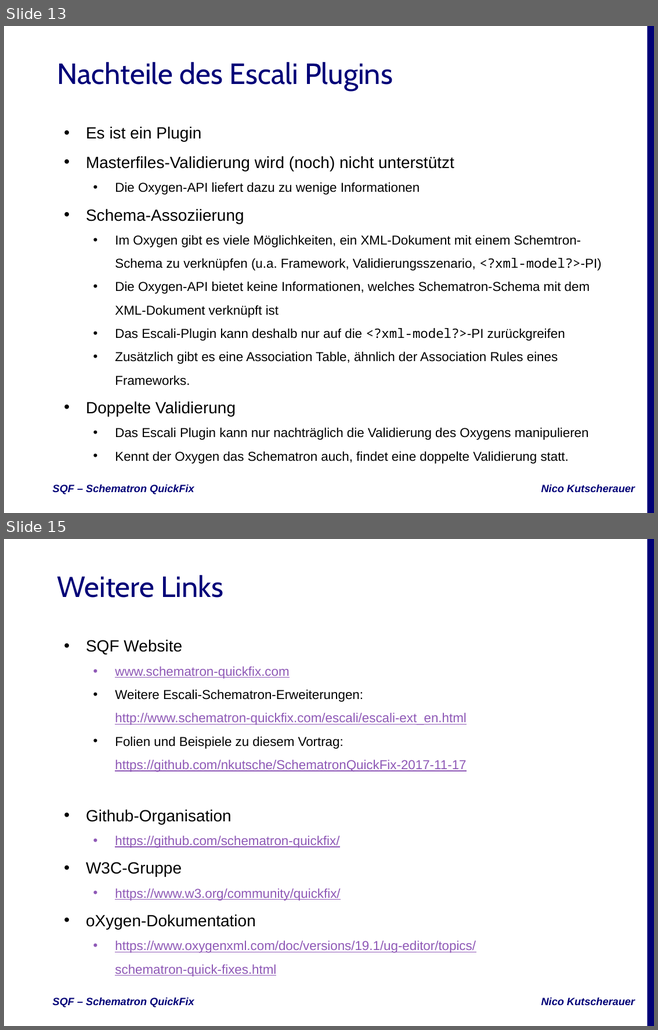
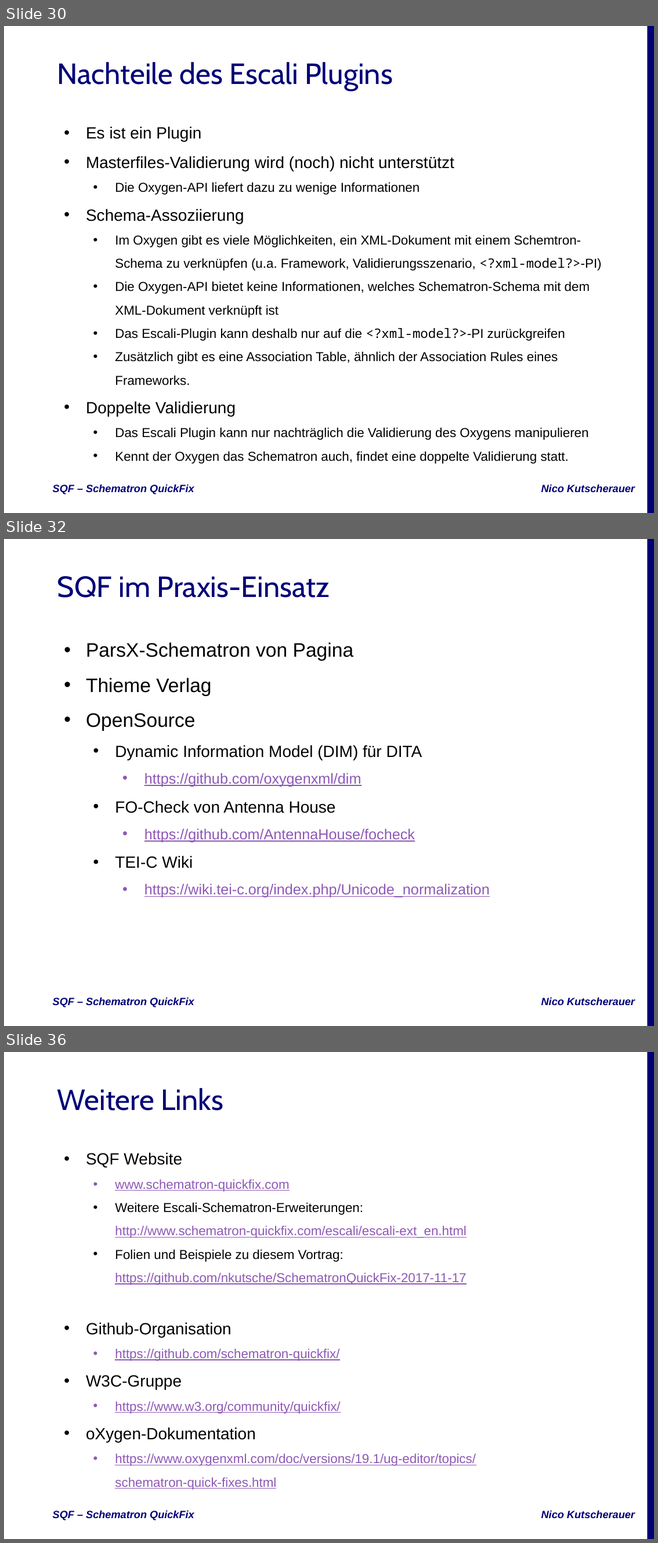
Before and after one commit to nkutsche/SchematronQuickFix-2017-11-17, a slide deck: SQF-Escali.pptx. Shown one above the other, each under a label of ours: slides 13 and 15 before the commit, slides 30, 32 and 36 after it; the slides between them are not shown. The pictures are 658x1030 and 658x1543 pixels, drawn with LibreOffice and Linux fonts; fonts in the diff are those of the drawing; background and template pictures are left out. Boxes give left, top, right and bottom in pixels: in the first picture for what was removed or moved away, otherwise in the second. Text is boxed around its words. In the diff, an @@ line names an element or a change of style, - is before the commit and + after.

```diff
--- a/SQF-Escali.pptx
+++ b/SQF-Escali.pptx
@@ slide 32 added at (4,539,654,1026), background #FFFFFF; not listed: 3 template elements that a slide beside it also shows @@
@@ title added at (57,576,329,598), 36 pt, text #000077 @@
+SQF im Praxis-Einsatz
@@ subtitle added at (86,642,489,897), 18 pt, text #8E58B6, underline @@
+• ParsX-Schematron von Pagina
+• Thieme Verlag
+• OpenSource
+  • Dynamic Information Model (DIM) für DITA
+    • https://github.com/oxygenxml/dim
+  • FO-Check von Antenna House
+    • https://github.com/AntennaHouse/focheck
+  • TEI-C Wiki
+    • https://wiki.tei-c.org/index.php/Unicode_normalization
@@ what was slide 13 is now slide 30 @@
@@ what was slide 15 is now slide 36 @@
```
Also in this commit, not shown: 7 slides changed, 21 other slides added, 1 slide removed, 4 other files.
